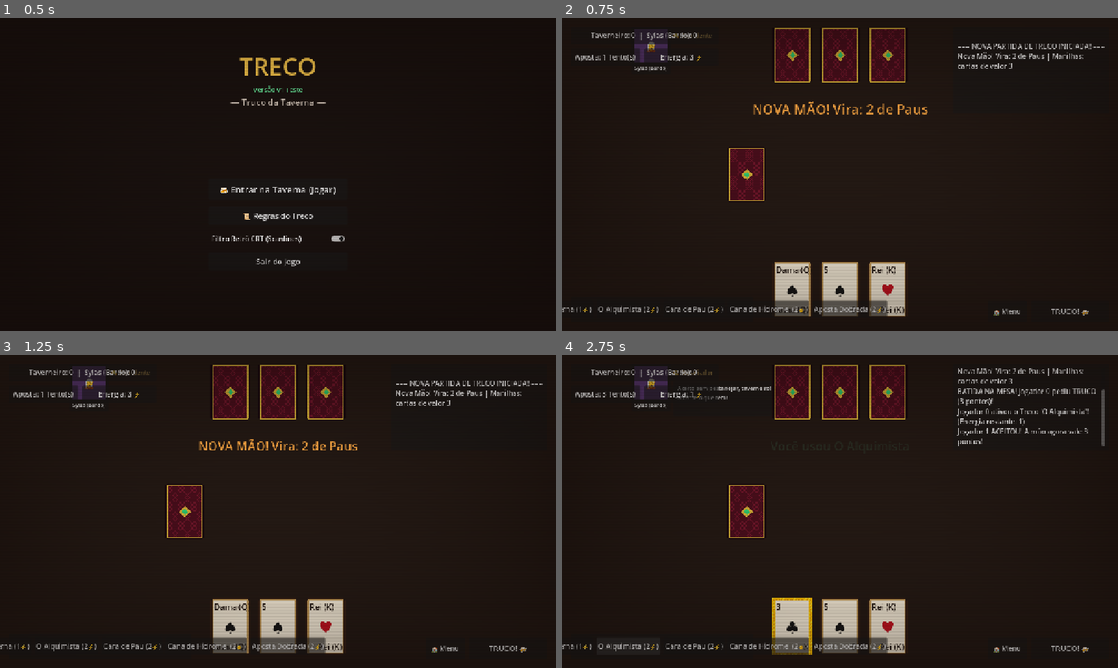
Above: before the commit, frames 1-4 (two rows, left to right).
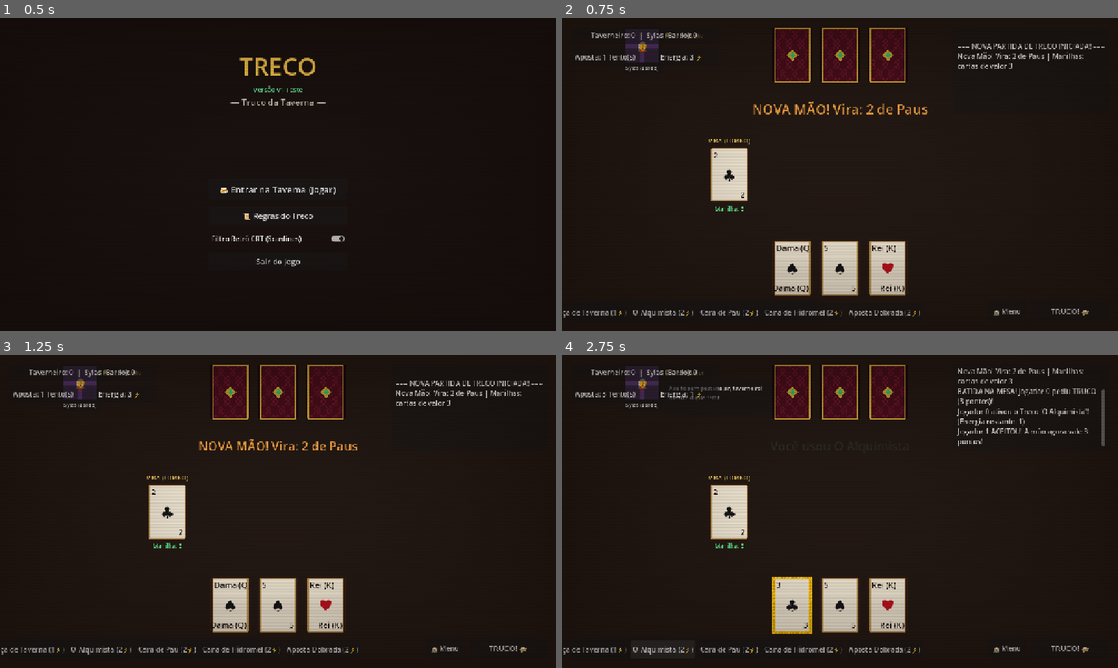
Above: after the commit, the same moments.

Repository: zakkw92/TRECO---THE---GAME
Game: Godot game, scene res://scenes/MainMenu.tscn
Same seed, same stepped clock (60 frames per second), same inputs: the game is played once before the commit and once after it.
Inputs:
- Up to frame 1 (0.5 s): no input
- Up to frame 2 (0.75 s): click "🍻 Entrar na Taverna (Jogar)" at 0.5 s
- Up to frame 3 (1.25 s): no input
- Up to frame 4 (2.75 s): click "TRUCO! 🍻" at 1.25 s; click "O Alquimista (2⚡)" at 2 s

Frame 1 is identical in both runs. In frame 2, 5.7% of the frame differs, in the area x 0-65%, y 3-96%; in frame 3, 5.8%; in frame 4, 6.1%.

Commit message:
fix: reveal Vira and played cards properly, add Vira pedestal with Manilha indicator

Diff:
--- a/project.godot
+++ b/project.godot
@@ -8,19 +8,21 @@
 
 config_version=5
 
+[animation]
+
+compatibility/default_parent_skeleton_in_mesh_instance_3d=true
+
 [application]
 
 config/name="TRECO — Truco da Taverna"
 run/main_scene="res://scenes/MainMenu.tscn"
-config/features=PackedStringArray("4.3", "4.7", "Forward Plus")
+config/features=PackedStringArray("4.7", "Forward Plus")
 
 [display]
 
 window/size/viewport_width=1280
 window/size/viewport_height=720
-window/size/resizable=true
 window/stretch/mode="canvas_items"
-window/stretch/aspect="keep"
 
 [rendering]
 
--- a/scenes/TavernTable.tscn
+++ b/scenes/TavernTable.tscn
@@ -62,7 +62,7 @@
 anchors_preset = 5
 anchor_left = 0.5
 anchor_right = 0.5
-offset_left = -480.0
+offset_left = -500.0
 offset_top = 20.0
 offset_right = -200.0
 offset_bottom = 150.0
@@ -124,7 +124,7 @@
 layout_mode = 1
 offset_left = 96.0
 offset_top = 10.0
-offset_right = 220.0
+offset_right = 240.0
 offset_bottom = 33.0
 theme_override_colors/font_color = Color(1, 0.8, 0.4, 1)
 theme_override_font_sizes/font_size = 14
@@ -135,7 +135,7 @@
 layout_mode = 1
 offset_left = 96.0
 offset_top = 40.0
-offset_right = 340.0
+offset_right = 360.0
 offset_bottom = 120.0
 
 [node name="SpeechText" type="Label" parent="TableArea/BardoArea/BardoPortrait/SpeechBubble"]
@@ -173,23 +173,42 @@
 anchor_top = 0.5
 anchor_right = 0.5
 anchor_bottom = 0.5
-offset_left = -300.0
+offset_left = -340.0
+offset_top = -110.0
+offset_right = 340.0
+offset_bottom = 110.0
+grow_horizontal = 2
+grow_vertical = 2
+
+[node name="ViraPedestal" type="VBoxContainer" parent="TableArea/CenterArea"]
+layout_mode = 1
+anchors_preset = 4
+anchor_top = 0.5
+anchor_bottom = 0.5
+offset_left = 20.0
 offset_top = -100.0
-offset_right = 300.0
+offset_right = 150.0
 offset_bottom = 100.0
-grow_horizontal = 2
-grow_vertical = 2
-
-[node name="ViraContainer" type="CenterContainer" parent="TableArea/CenterArea"]
-layout_mode = 1
-anchors_preset = 4
-anchor_top = 0.5
-anchor_bottom = 0.5
-offset_left = 40.0
-offset_top = -65.0
-offset_right = 130.0
-offset_bottom = 65.0
-grow_vertical = 2
+grow_vertical = 2
+theme_override_constants/separation = 4
+alignment = 1
+
+[node name="ViraHeaderLabel" type="Label" parent="TableArea/CenterArea/ViraPedestal"]
+layout_mode = 2
+theme_override_colors/font_color = Color(1, 0.85, 0.4, 1)
+theme_override_font_sizes/font_size = 14
+text = "VIRA (TOMBO)"
+horizontal_alignment = 1
+
+[node name="ViraContainer" type="CenterContainer" parent="TableArea/CenterArea/ViraPedestal"]
+layout_mode = 2
+
+[node name="ManilhaInfoLabel" type="Label" parent="TableArea/CenterArea/ViraPedestal"]
+layout_mode = 2
+theme_override_colors/font_color = Color(0.4, 1, 0.6, 1)
+theme_override_font_sizes/font_size = 13
+text = "Manilha: ..."
+horizontal_alignment = 1
 
 [node name="PlayedP0" type="CenterContainer" parent="TableArea/CenterArea"]
 layout_mode = 1
@@ -198,9 +217,9 @@
 anchor_top = 0.5
 anchor_right = 1.0
 anchor_bottom = 0.5
-offset_left = -220.0
+offset_left = -240.0
 offset_top = -10.0
-offset_right = -130.0
+offset_right = -150.0
 offset_bottom = 120.0
 grow_horizontal = 0
 grow_vertical = 2
@@ -212,9 +231,9 @@
 anchor_top = 0.5
 anchor_right = 1.0
 anchor_bottom = 0.5
-offset_left = -220.0
+offset_left = -240.0
 offset_top = -130.0
-offset_right = -130.0
+offset_right = -150.0
 offset_bottom = 0.0
 grow_horizontal = 0
 grow_vertical = 2
@@ -227,9 +246,9 @@
 anchor_right = 0.5
 anchor_bottom = 1.0
 offset_left = -160.0
-offset_top = -160.0
+offset_top = -210.0
 offset_right = 160.0
-offset_bottom = -30.0
+offset_bottom = -80.0
 grow_horizontal = 2
 grow_vertical = 0
 theme_override_constants/separation = 20
@@ -341,9 +360,9 @@
 anchor_top = 1.0
 anchor_bottom = 1.0
 offset_left = 20.0
-offset_top = -80.0
-offset_right = 440.0
-offset_bottom = -20.0
+offset_top = -70.0
+offset_right = 600.0
+offset_bottom = -16.0
 grow_vertical = 0
 
 [node name="TrecoList" type="HBoxContainer" parent="HUD/TrecoPanel"]
@@ -352,9 +371,9 @@
 anchor_right = 1.0
 anchor_bottom = 1.0
 offset_left = 10.0
-offset_top = 10.0
+offset_top = 6.0
 offset_right = -10.0
-offset_bottom = -10.0
+offset_bottom = -6.0
 grow_horizontal = 2
 grow_vertical = 2
 theme_override_constants/separation = 8
--- a/scripts/ui/CardUI.gd
+++ b/scripts/ui/CardUI.gd
@@ -8,6 +8,7 @@
 
 var is_hovered: bool = false
 var is_interactive: bool = true
+var is_face_down_override: bool = false
 var is_animating: bool = false
 
 @onready var front_texture: TextureRect = get_node_or_null("CardFrontTexture")
@@ -29,9 +30,10 @@
 		gui_input.connect(_on_gui_input)
 	update_visuals()
 
-func setup(p_card_data: CardData, p_interactive: bool = true) -> void:
+func setup(p_card_data: CardData, p_interactive: bool = true, p_force_face_down: bool = false) -> void:
 	card_data = p_card_data
 	is_interactive = p_interactive
+	is_face_down_override = p_force_face_down
 	update_visuals()
 
 func update_visuals() -> void:
@@ -43,7 +45,10 @@
 	if not is_node_ready():
 		return
 
-	var show_back = card_data.is_face_down or (not card_data.is_revealed and not is_interactive)
+	var show_back = is_face_down_override or card_data.is_face_down
+	if card_data.is_revealed:
+		show_back = false
+
 	if back_texture != null:
 		back_texture.visible = show_back
 	if front_texture != null:
@@ -65,9 +70,9 @@
 	if manilha_glow != null:
 		manilha_glow.visible = card_data.is_manilha and not show_back
 		if card_data.is_manilha and card_data.suit == CardData.Suit.PAUS:
-			manilha_glow.modulate = Color(1.0, 0.9, 0.2, 1.0) # Zap: Dourado vivo
+			manilha_glow.modulate = Color(1.0, 0.9, 0.2, 1.0)
 		elif card_data.is_manilha:
-			manilha_glow.modulate = Color(0.3, 1.0, 0.6, 0.95) # Outras: Esmeralda
+			manilha_glow.modulate = Color(0.3, 1.0, 0.6, 0.95)
 
 func animate_flip(reveal: bool, duration: float = 0.3) -> void:
 	is_animating = true
@@ -77,6 +82,7 @@
 		if card_data != null:
 			card_data.is_revealed = reveal
 			card_data.is_face_down = not reveal
+		is_face_down_override = not reveal
 		update_visuals()
 	)
 	var tween_back = create_tween().set_trans(Tween.TRANS_QUAD).set_ease(Tween.EASE_OUT)
--- a/scripts/ui/TavernTable.gd
+++ b/scripts/ui/TavernTable.gd
@@ -8,7 +8,9 @@
 @onready var bardo_portrait: BardoPortrait = $TableArea/BardoArea/BardoPortrait
 @onready var p0_hand_container: HBoxContainer = $TableArea/P0HandContainer
 @onready var p1_hand_container: HBoxContainer = $TableArea/P1HandContainer
-@onready var vira_container: CenterContainer = $TableArea/CenterArea/ViraContainer
+@onready var vira_container: CenterContainer = $TableArea/CenterArea/ViraPedestal/ViraContainer
+@onready var vira_label: Label = $TableArea/CenterArea/ViraPedestal/ViraHeaderLabel
+@onready var manilha_info_label: Label = $TableArea/CenterArea/ViraPedestal/ManilhaInfoLabel
 @onready var played_p0_container: CenterContainer = $TableArea/CenterArea/PlayedP0
 @onready var played_p1_container: CenterContainer = $TableArea/CenterArea/PlayedP1
 @onready var score_label: Label = $HUD/ScorePanel/ScoreLabel
@@ -110,10 +112,15 @@
 func _display_vira(vira: CardData) -> void:
 	for c in vira_container.get_children():
 		c.queue_free()
+	vira.is_revealed = true
 	var card_node: CardUI = card_ui_scene.instantiate()
 	vira_container.add_child(card_node)
-	card_node.setup(vira, false)
+	card_node.setup(vira, false, false) # Sempre virada para cima!
 	card_node.animate_slam(0.25)
+
+	var manilha_val = TrucoRules.get_manilha_rank_for_vira(vira.rank_value)
+	var dummy_card = CardData.new(CardData.Suit.PAUS, manilha_val)
+	manilha_info_label.text = "Manilha: %s" % dummy_card.get_rank_name()
 
 func _refresh_hands_ui() -> void:
 	for c in p0_hand_container.get_children():
@@ -121,7 +128,7 @@
 	for card in match_manager.player_hands[0]:
 		var card_node: CardUI = card_ui_scene.instantiate()
 		p0_hand_container.add_child(card_node)
-		card_node.setup(card, true)
+		card_node.setup(card, true, false)
 		card_node.card_clicked.connect(func(c_data): _on_player_card_clicked(c_data))
 
 	for c in p1_hand_container.get_children():
@@ -129,7 +136,8 @@
 	for card in match_manager.player_hands[1]:
 		var card_node: CardUI = card_ui_scene.instantiate()
 		p1_hand_container.add_child(card_node)
-		card_node.setup(card, false)
+		# Cartas do oponente ficam ocultas a menos que estejam reveladas (Olho de Lince)
+		card_node.setup(card, false, not card.is_revealed)
 
 func _on_player_card_clicked(card: CardData) -> void:
 	if match_manager.current_turn != 0:
@@ -169,7 +177,8 @@
 		c.queue_free()
 	var card_node: CardUI = card_ui_scene.instantiate()
 	target_container.add_child(card_node)
-	card_node.setup(card, false)
+	# Cartas jogadas na mesa são mostradas viradas para cima (a menos que Cara de Pau)
+	card_node.setup(card, false, card.is_face_down)
 	card_node.animate_slam(0.2)
 
 	if card.is_manilha:
